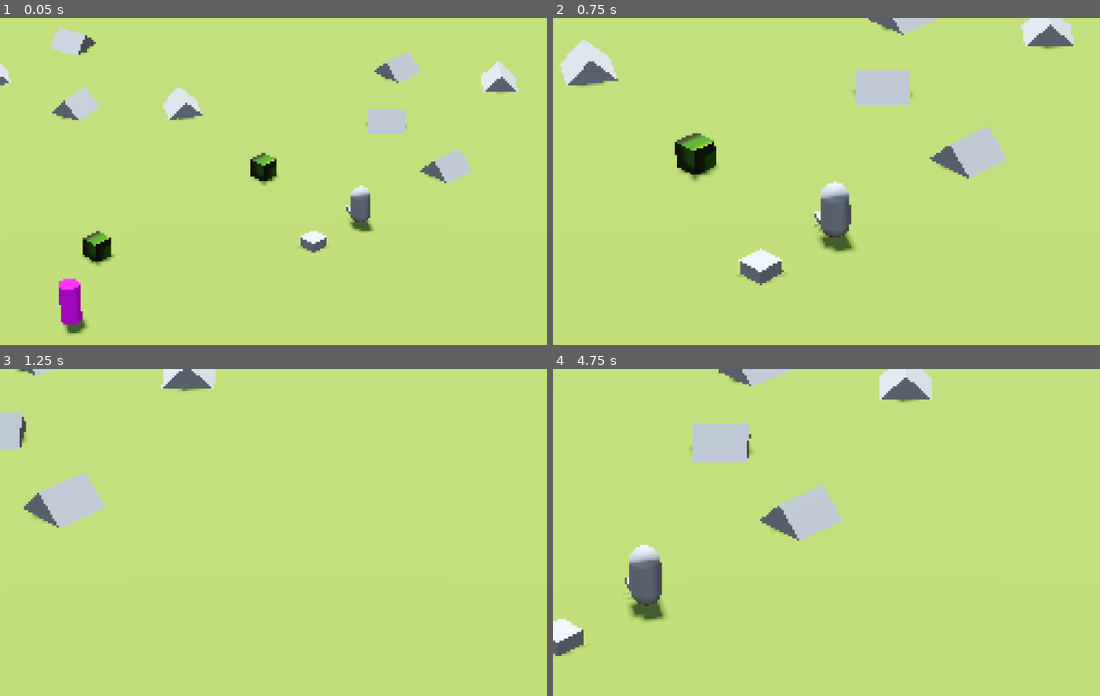
Above: before the commit, frames 1-4 (two rows, left to right).
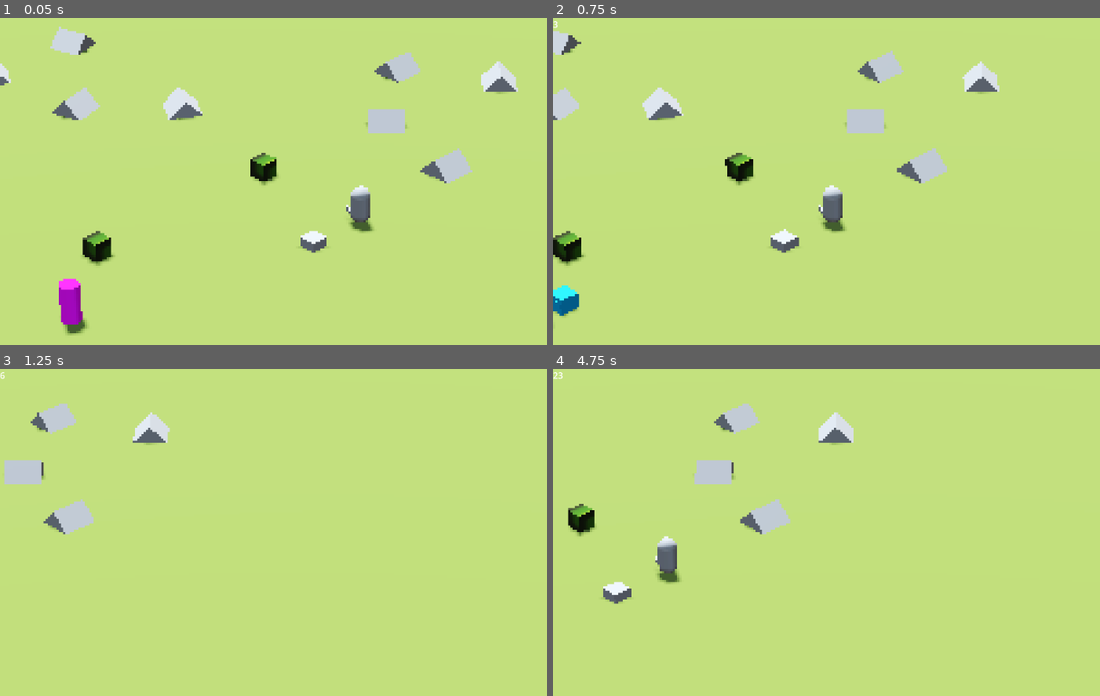
Above: after the commit, the same moments.

Repository: jalejr/Incrememental
Game: Godot game, scene res://main.tscn
Same seed, same stepped clock (60 frames per second), same inputs: the game is played once before the commit and once after it. The engine's default icon, where the game draws it, is replaced by a stand-in: a white triangle on a blue panel in a dark square.
Inputs (mouse positions are in pixels of both pictures, inside the frame that each line leads up to):
- Up to frame 1 (0.05 s): no input
- Up to frame 2 (0.75 s): tap Enter (enter) at 0.5 s; move the mouse to (1007, 174) at 0.52 s; hold Right (right) from 0.53 s (still down); hold Mouse wheel up (camera_zoom_in) from 0.53 s (still down); click (1007, 174) at 0.67 s
- Up to frame 3 (1.25 s): keep holding Right (right); keep holding Mouse wheel up (camera_zoom_in)
- Up to frame 4 (4.75 s): move the mouse to (738, 561) at 1.27 s; release Right (right) at 1.28 s; release Mouse wheel up (camera_zoom_in) at 1.28 s; hold S (backward) 1.28-2.03 s; tap Mouse wheel down (camera_zoom_out) at 1.35 s; move the mouse to (930, 467) at 2.02 s; hold Right (right) 2.03-2.78 s; tap Enter (enter) at 2.1 s; tap Space at 2.75 s; move the mouse to (837, 614) at 2.77 s; hold W (forward) 2.78-3.53 s; click (837, 614) at 2.85 s; move the mouse to (1056, 597) at 3.52 s; hold A (left) from 3.53 s (still down); tap G at 3.6 s; move the mouse to (678, 493) at 4.27 s; tap Mouse wheel up (camera_zoom_in) at 4.35 s

Frame 1 is identical in both runs. In frame 2, 11% of the frame differs, in the area x 0-96%, y 0-92%; in frame 3, 4.0%; in frame 4, 8.4%.
Error in both runs: Cannot call method 'storage_buffer_create' on a null value. (res://compositor/scripts/edge_detection_compositor.gd:20)

Commit message:
Simple income generation. Kind of garbage atm should do global manager

Diff:
--- /dev/null
+++ b/level.gd
@@ -0,0 +1,36 @@
+extends Node
+
+signal money_updated(money: int)
+## enums
+## consts
+## exports
+@export var money_interval: float = 0.2
+## public vars
+var money_count: int = 0
+## private vars
+var _money_timer: Timer
+## onready vars
+## built-in override methods
+
+
+func _ready() -> void:
+	_money_timer = Timer.new()
+	_money_timer.wait_time = money_interval
+	_money_timer.timeout.connect(_on_money_timer_timeout)
+	add_child(_money_timer)
+	start_money_timer()
+
+
+## public methods
+func start_money_timer() -> void:
+	_money_timer.start()
+
+
+func stop_money_timer() -> void:
+	_money_timer.stop()
+
+## private methods
+func _on_money_timer_timeout() -> void:
+	print("We updating?")
+	money_count += 1
+	money_updated.emit(money_count)
--- a/main.tscn
+++ b/main.tscn
@@ -1,14 +1,16 @@
-[gd_scene load_steps=25 format=3 uid="uid://dn3qkyl5xdal6"]
+[gd_scene load_steps=27 format=3 uid="uid://dn3qkyl5xdal6"]
 
 [ext_resource type="Script" uid="uid://bkbvkwgc6q28e" path="res://main.gd" id="1_0xm2m"]
 [ext_resource type="Script" uid="uid://wlibnqq7ntfj" path="res://compositor/scripts/edge_detection_compositor.gd" id="2_1bvp3"]
 [ext_resource type="PackedScene" uid="uid://csssssdgdx5ml" path="res://rts_camera/rts_camera.tscn" id="3_h2yge"]
+[ext_resource type="Script" uid="uid://5urlldyq2fti" path="res://level.gd" id="4_4c57u"]
 [ext_resource type="PackedScene" uid="uid://dyua7qihkpsby" path="res://resources/gold.tscn" id="5_lquwl"]
 [ext_resource type="PackedScene" uid="uid://cs0djqyjiehg" path="res://units/scavenger.tscn" id="6_7mycd"]
 [ext_resource type="PackedScene" uid="uid://dnk5c7577fdlf" path="res://grid_manager/spatial_grid_manager.tscn" id="6_272bh"]
 [ext_resource type="PackedScene" uid="uid://c7bfkc5utn8jc" path="res://units/base_unit_manager/base_unit_manager.tscn" id="7_5vw27"]
 [ext_resource type="PackedScene" uid="uid://5k3hagwi4mhh" path="res://units/spawners/unit_spawner_building.tscn" id="8_5vw27"]
 [ext_resource type="PackedScene" uid="uid://yyymo2467tpn" path="res://units/soldier_manager/soldier_manager.tscn" id="8_kek77"]
+[ext_resource type="Script" uid="uid://bqnvfyq0m3r0p" path="res://ui.gd" id="11_efxa6"]
 
 [sub_resource type="ProceduralSkyMaterial" id="ProceduralSkyMaterial_ig7tw"]
 sky_horizon_color = Color(0.66224277, 0.6717428, 0.6867428, 1)
@@ -99,120 +101,140 @@
 directional_shadow_mode = 0
 directional_shadow_max_distance = 250.0
 
-[node name="MeshInstance3D" type="MeshInstance3D" parent="Node3D/SubViewportContainer/SubViewport"]
+[node name="RtsCamera" parent="Node3D/SubViewportContainer/SubViewport" instance=ExtResource("3_h2yge")]
+
+[node name="Level" type="Node3D" parent="Node3D/SubViewportContainer/SubViewport"]
+script = ExtResource("4_4c57u")
+
+[node name="MeshInstance3D" type="MeshInstance3D" parent="Node3D/SubViewportContainer/SubViewport/Level"]
 material_override = SubResource("StandardMaterial3D_lquwl")
 mesh = SubResource("PlaneMesh_h2yge")
-skeleton = NodePath("../../../../World")
-
-[node name="RtsCamera" parent="Node3D/SubViewportContainer/SubViewport" instance=ExtResource("3_h2yge")]
-
-[node name="MeshInstance3D2" type="MeshInstance3D" parent="Node3D/SubViewportContainer/SubViewport"]
+skeleton = NodePath("../../../../../World")
+
+[node name="MeshInstance3D2" type="MeshInstance3D" parent="Node3D/SubViewportContainer/SubViewport/Level"]
 transform = Transform3D(0.8660254, 0, -0.5, 0, 1, 0, 0.5, 0, 0.8660254, 0, 0.5, -26.546276)
 mesh = SubResource("PrismMesh_h2yge")
-skeleton = NodePath("../../../../World")
-
-[node name="MeshInstance3D3" type="MeshInstance3D" parent="Node3D/SubViewportContainer/SubViewport"]
+skeleton = NodePath("../../../../../World")
+
+[node name="MeshInstance3D3" type="MeshInstance3D" parent="Node3D/SubViewportContainer/SubViewport/Level"]
 transform = Transform3D(0.9659258, 0, 0.258819, 0, 1, 0, -0.258819, 0, 0.9659258, 6.072158, 0.5, -26.546276)
 mesh = SubResource("PrismMesh_h2yge")
-skeleton = NodePath("../../../../World")
-
-[node name="MeshInstance3D4" type="MeshInstance3D" parent="Node3D/SubViewportContainer/SubViewport"]
+skeleton = NodePath("../../../../../World")
+
+[node name="MeshInstance3D4" type="MeshInstance3D" parent="Node3D/SubViewportContainer/SubViewport/Level"]
 transform = Transform3D(0.258819, 0, -0.9659258, 0, 1, 0, 0.9659258, 0, 0.258819, 0.88924694, 0.5, -19.948547)
 mesh = SubResource("PrismMesh_h2yge")
-skeleton = NodePath("../../../../World")
-
-[node name="MeshInstance3D5" type="MeshInstance3D" parent="Node3D/SubViewportContainer/SubViewport"]
+skeleton = NodePath("../../../../../World")
+
+[node name="MeshInstance3D5" type="MeshInstance3D" parent="Node3D/SubViewportContainer/SubViewport/Level"]
 transform = Transform3D(0.86602545, 0, -0.5, 0, 1, 0, 0.5, 0, 0.86602545, 5.182911, 0.5, -15.654884)
 mesh = SubResource("PrismMesh_h2yge")
-skeleton = NodePath("../../../../World")
-
-[node name="MeshInstance3D6" type="MeshInstance3D" parent="Node3D/SubViewportContainer/SubViewport"]
+skeleton = NodePath("../../../../../World")
+
+[node name="MeshInstance3D6" type="MeshInstance3D" parent="Node3D/SubViewportContainer/SubViewport/Level"]
 transform = Transform3D(0.9659258, 0, 0.258819, 0, 1, 0, -0.258819, 0, 0.9659258, -22.106903, 0.5, -23.118832)
 mesh = SubResource("PrismMesh_h2yge")
-skeleton = NodePath("../../../../World")
-
-[node name="MeshInstance3D7" type="MeshInstance3D" parent="Node3D/SubViewportContainer/SubViewport"]
+skeleton = NodePath("../../../../../World")
+
+[node name="MeshInstance3D7" type="MeshInstance3D" parent="Node3D/SubViewportContainer/SubViewport/Level"]
 transform = Transform3D(0.5, 0, 0.86602545, 0, 1, 0, -0.86602545, 0, 0.5, -17.81324, 0.5, -27.412497)
 mesh = SubResource("PrismMesh_h2yge")
-skeleton = NodePath("../../../../World")
-
-[node name="MeshInstance3D8" type="MeshInstance3D" parent="Node3D/SubViewportContainer/SubViewport"]
+skeleton = NodePath("../../../../../World")
+
+[node name="MeshInstance3D8" type="MeshInstance3D" parent="Node3D/SubViewportContainer/SubViewport/Level"]
 transform = Transform3D(0.86602545, 0, -0.5, 0, 1, 0, 0.5, 0, 0.86602545, -16.812813, 0.5, -19.082325)
 mesh = SubResource("PrismMesh_h2yge")
-skeleton = NodePath("../../../../World")
-
-[node name="MeshInstance3D9" type="MeshInstance3D" parent="Node3D/SubViewportContainer/SubViewport"]
+skeleton = NodePath("../../../../../World")
+
+[node name="MeshInstance3D9" type="MeshInstance3D" parent="Node3D/SubViewportContainer/SubViewport/Level"]
 transform = Transform3D(0.9659258, 0, 0.25881907, 0, 1, 0, -0.25881907, 0, 0.9659258, -10.740656, 0.5, -19.082327)
 mesh = SubResource("PrismMesh_h2yge")
-skeleton = NodePath("../../../../World")
-
-[node name="MeshInstance3D10" type="MeshInstance3D" parent="Node3D/SubViewportContainer/SubViewport"]
+skeleton = NodePath("../../../../../World")
+
+[node name="MeshInstance3D10" type="MeshInstance3D" parent="Node3D/SubViewportContainer/SubViewport/Level"]
 transform = Transform3D(-2.9802322e-08, 0, -1.0000001, 0, 1, 0, 1.0000001, 0, -2.9802322e-08, 17.305542, 0.5, -10.348639)
 mesh = SubResource("PrismMesh_h2yge")
-skeleton = NodePath("../../../../World")
-
-[node name="MeshInstance3D11" type="MeshInstance3D" parent="Node3D/SubViewportContainer/SubViewport"]
+skeleton = NodePath("../../../../../World")
+
+[node name="MeshInstance3D11" type="MeshInstance3D" parent="Node3D/SubViewportContainer/SubViewport/Level"]
 transform = Transform3D(0.7071068, 0, -0.70710677, 0, 1, 0, 0.70710677, 0, 0.7071068, 20.341623, 0.5, -5.0899963)
 mesh = SubResource("PrismMesh_h2yge")
-skeleton = NodePath("../../../../World")
-
-[node name="MeshInstance3D12" type="MeshInstance3D" parent="Node3D/SubViewportContainer/SubViewport"]
+skeleton = NodePath("../../../../../World")
+
+[node name="MeshInstance3D12" type="MeshInstance3D" parent="Node3D/SubViewportContainer/SubViewport/Level"]
 transform = Transform3D(-0.70710677, 0, -0.7071068, 0, 1, 0, 0.7071068, 0, -0.70710677, 12.0363655, 0.5, -6.279665)
 mesh = SubResource("PrismMesh_h2yge")
-skeleton = NodePath("../../../../World")
-
-[node name="MeshInstance3D13" type="MeshInstance3D" parent="Node3D/SubViewportContainer/SubViewport"]
+skeleton = NodePath("../../../../../World")
+
+[node name="MeshInstance3D13" type="MeshInstance3D" parent="Node3D/SubViewportContainer/SubViewport/Level"]
 transform = Transform3D(2.9802322e-08, 0, -1, 0, 1, 0, 1, 0, 2.9802322e-08, 10.464777, 0.5, -0.41441154)
 mesh = SubResource("PrismMesh_h2yge")
-skeleton = NodePath("../../../../World")
-
-[node name="Gold" parent="Node3D/SubViewportContainer/SubViewport" instance=ExtResource("5_lquwl")]
+skeleton = NodePath("../../../../../World")
+
+[node name="Gold" parent="Node3D/SubViewportContainer/SubViewport/Level" instance=ExtResource("5_lquwl")]
 transform = Transform3D(1, 0, 0, 0, 1, 0, 0, 0, 1, -8.282616, 0, -6.968609)
 
-[node name="Gold2" parent="Node3D/SubViewportContainer/SubViewport" instance=ExtResource("5_lquwl")]
+[node name="Gold2" parent="Node3D/SubViewportContainer/SubViewport/Level" instance=ExtResource("5_lquwl")]
 transform = Transform3D(1, 0, 0, 0, 1, 0, 0, 0, 1, 3.2216063, 0, -6.968609)
 
-[node name="Scavenger" parent="Node3D/SubViewportContainer/SubViewport" instance=ExtResource("6_7mycd")]
+[node name="Scavenger" parent="Node3D/SubViewportContainer/SubViewport/Level" instance=ExtResource("6_7mycd")]
 transform = Transform3D(1, 0, 0, 0, 1, 0, 0, 0, 1, 3.396986, 0, 0)
 
-[node name="NavigationRegion3D" type="NavigationRegion3D" parent="Node3D/SubViewportContainer/SubViewport"]
+[node name="NavigationRegion3D" type="NavigationRegion3D" parent="Node3D/SubViewportContainer/SubViewport/Level"]
 navigation_mesh = SubResource("NavigationMesh_kek77")
 
-[node name="CSGBox3D" type="CSGBox3D" parent="Node3D/SubViewportContainer/SubViewport/NavigationRegion3D"]
+[node name="CSGBox3D" type="CSGBox3D" parent="Node3D/SubViewportContainer/SubViewport/Level/NavigationRegion3D"]
 transform = Transform3D(1, 0, 0, 0, 1, 0, 0, 0, 1, 0, -0.6, 0)
 use_collision = true
 size = Vector3(256, 1, 256)
 
-[node name="SpatialGridManager" parent="Node3D/SubViewportContainer/SubViewport" instance=ExtResource("6_272bh")]
-
-[node name="BaseUnitManager" parent="Node3D/SubViewportContainer/SubViewport" node_paths=PackedStringArray("navigation_region", "grid_manager") instance=ExtResource("7_5vw27")]
+[node name="SpatialGridManager" parent="Node3D/SubViewportContainer/SubViewport/Level" instance=ExtResource("6_272bh")]
+
+[node name="BaseUnitManager" parent="Node3D/SubViewportContainer/SubViewport/Level" node_paths=PackedStringArray("navigation_region", "grid_manager") instance=ExtResource("7_5vw27")]
 unit_mesh = SubResource("CapsuleMesh_272bh")
 navigation_region = NodePath("../NavigationRegion3D")
 grid_manager = NodePath("../SpatialGridManager")
 
-[node name="SoldierManager" parent="Node3D/SubViewportContainer/SubViewport" node_paths=PackedStringArray("navigation_region", "grid_manager") instance=ExtResource("8_kek77")]
+[node name="SoldierManager" parent="Node3D/SubViewportContainer/SubViewport/Level" node_paths=PackedStringArray("navigation_region", "grid_manager") instance=ExtResource("8_kek77")]
 unit_mesh = SubResource("BoxMesh_efxa6")
 navigation_region = NodePath("../NavigationRegion3D")
 grid_manager = NodePath("../SpatialGridManager")
 team_id = 1
 
-[node name="SoldierManager2" parent="Node3D/SubViewportContainer/SubViewport" node_paths=PackedStringArray("navigation_region", "grid_manager") instance=ExtResource("8_kek77")]
+[node name="SoldierManager2" parent="Node3D/SubViewportContainer/SubViewport/Level" node_paths=PackedStringArray("navigation_region", "grid_manager") instance=ExtResource("8_kek77")]
 unit_mesh = SubResource("BoxMesh_kek77")
 navigation_region = NodePath("../NavigationRegion3D")
 grid_manager = NodePath("../SpatialGridManager")
 team_id = 2
 
-[node name="MeshInstance3D14" type="MeshInstance3D" parent="Node3D/SubViewportContainer/SubViewport"]
+[node name="MeshInstance3D14" type="MeshInstance3D" parent="Node3D/SubViewportContainer/SubViewport/Level"]
 mesh = SubResource("BoxMesh_5vw27")
-
-[node name="UnitSpawnerBuilding" parent="Node3D/SubViewportContainer/SubViewport" node_paths=PackedStringArray("unit_manager") instance=ExtResource("8_5vw27")]
+skeleton = NodePath("../..")
+
+[node name="UnitSpawnerBuilding" parent="Node3D/SubViewportContainer/SubViewport/Level" node_paths=PackedStringArray("unit_manager") instance=ExtResource("8_5vw27")]
 transform = Transform3D(1, 0, 0, 0, 1, 0, 0, 0, 1, -12.882046, 0, -3.356327)
 unit_manager = NodePath("../SoldierManager")
 max_units = 100
 spawn_interval = 0.1
 
-[node name="UnitSpawnerBuilding2" parent="Node3D/SubViewportContainer/SubViewport" node_paths=PackedStringArray("unit_manager") instance=ExtResource("8_5vw27")]
+[node name="UnitSpawnerBuilding2" parent="Node3D/SubViewportContainer/SubViewport/Level" node_paths=PackedStringArray("unit_manager") instance=ExtResource("8_5vw27")]
 transform = Transform3D(1, 0, 0, 0, 1, 0, 0, 0, 1, -12.882046, 0, -14.211784)
 unit_manager = NodePath("../SoldierManager2")
 max_units = 100
 spawn_interval = 0.1
+
+[node name="Control" type="Control" parent="."]
+layout_mode = 3
+anchors_preset = 15
+anchor_right = 1.0
+anchor_bottom = 1.0
+grow_horizontal = 2
+grow_vertical = 2
+size_flags_horizontal = 4
+size_flags_vertical = 4
+script = ExtResource("11_efxa6")
+
+[node name="Label" type="Label" parent="Control"]
+layout_mode = 0
+offset_right = 40.0
+offset_bottom = 23.0
--- /dev/null
+++ b/ui.gd
@@ -0,0 +1,25 @@
+extends Node
+## enums
+## consts
+## exports
+## public vars
+## private vars
+## onready vars
+@onready var label: Label = $Label
+@onready var level: Node3D = $"../Node3D/SubViewportContainer/SubViewport/Level"
+## built-in override methods
+
+
+func _ready() -> void:
+	level.money_updated.connect(_update_money_label)
+
+
+func _process(_delta: float) -> void:
+	pass
+
+
+## public methods
+
+## private methods
+func _update_money_label(count: int) -> void:
+	label.text = str(count)
Not shown, added: level.gd.uid
Not shown, added: ui.gd.uid
